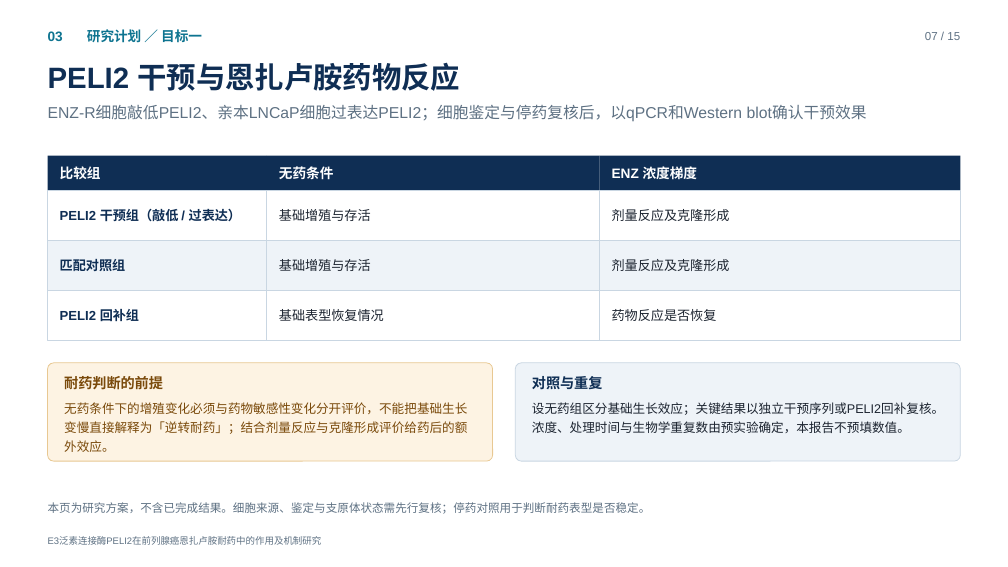
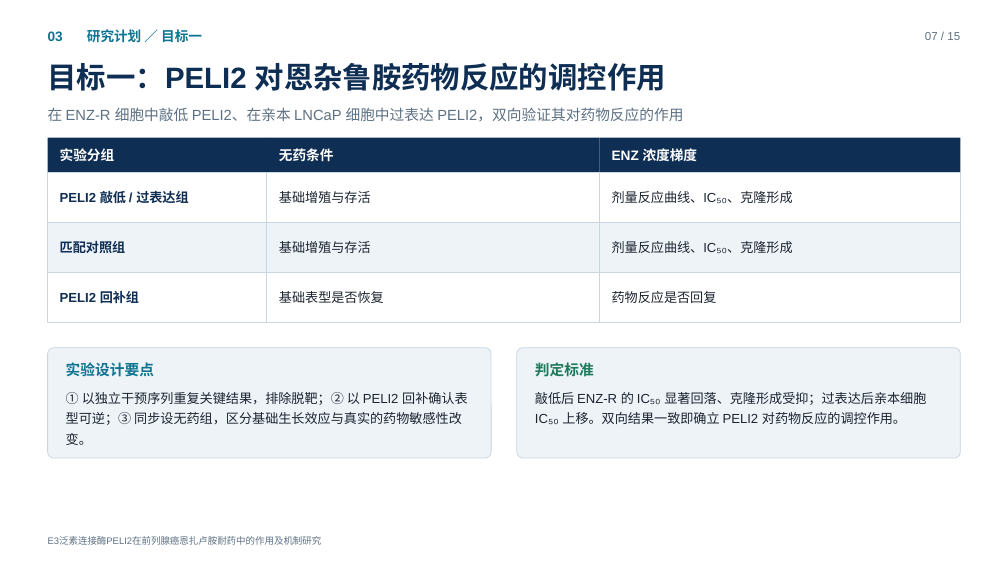
Before and after one commit to query11/test, a slide deck: slide 7 of PELI2开题/PELI2_开题报告.pptx. Drawn at 1008x567 pixels with LibreOffice and Linux fonts; fonts in the diff are those of the drawing. Boxes give left, top, right and bottom in pixels: in the first picture for what was removed or moved away, otherwise in the second. Text is boxed around its words. In the diff, an @@ line names an element or a change of style, - is before the commit and + after.

```diff
--- a/PELI2开题/PELI2_开题报告.pptx
+++ b/PELI2开题/PELI2_开题报告.pptx
@@ text at [48, 62, 666, 91]: text changed @@
-PELI2 干预与恩扎卢胺药物反应
+目标一：PELI2 对恩杂鲁胺药物反应的调控作用
@@ text at [48, 107, 683, 122]: text changed; size 15 to 14 pt @@
-ENZ-R细胞敲低PELI2、亲本LNCaP细胞过表达PELI2；细胞鉴定与停药复核后，以qPCR和Western blot确认干预效果
+在 ENZ-R 细胞中敲低 PELI2、在亲本 LNCaP 细胞中过表达 PELI2，双向验证其对药物反应的作用
@@ text "在 ENZ-R 细胞中敲低 PELI2、在亲本 LNCaP ..." at [48, 107, 683, 122]: vertical alignment top to middle @@
@@ text at [60, 148, 114, 161]: text changed @@
-比较组
+实验分组
@@ text at [60, 188, 188, 206]: text changed @@
-PELI2 干预组（敲低 / 过表达）
+PELI2 敲低 / 过表达组
@@ text at [612, 191, 793, 203]: text changed @@
-剂量反应及克隆形成
+剂量反应曲线、IC₅₀、克隆形成
@@ text at [612, 241, 793, 253]: text changed @@
-剂量反应及克隆形成
+剂量反应曲线、IC₅₀、克隆形成
@@ text at [279, 291, 384, 303]: text changed @@
-基础表型恢复情况
+基础表型是否恢复
@@ 12 rectangles, 6 texts: place and size @@
-12 rectangles, 6 texts at [48, 156, 960, 340]
+12 rectangles, 6 texts at [48, 138, 960, 322]
@@ text at [612, 291, 717, 303]: text changed @@
-药物反应是否恢复
+药物反应是否回复
@@ rounded rectangle: place and size @@
-rounded rectangle at [48, 363, 493, 461]
+rounded rectangle at [48, 348, 492, 458]
@@ rounded rectangle at [48, 348, 492, 458]: fill #FDF3E3 to #EEF3F8; outline #E8C892 0.75 pt to #C9D6E2 0.75 pt; proportions changed @@
@@ rounded rectangle: place and size @@
-rounded rectangle at [516, 363, 961, 461]
+rounded rectangle at [517, 348, 961, 458]
@@ rounded rectangle at [517, 348, 961, 458]: proportions changed @@
@@ text at [66, 362, 154, 377]: text changed; size 13.5 to 14 pt; text colour #7A4A0B to #0E7490 @@
-耐药判断的前提
+实验设计要点
@@ text at [535, 362, 594, 377]: text changed; size 13.5 to 14 pt; text colour #0F2E54 to #1F7A5C @@
-对照与重复
+判定标准
@@ text at [66, 392, 468, 445]: text changed; size 12 to 12.5 pt; text colour #7A4A0B to #1C2430 @@
-无药条件下的增殖变化必须与药物敏感性变化分开评价，不能把基础生长变慢直接解释为「逆转耐药」；结合剂量反应与克隆形成评价给药后的额外效应。
+① 以独立干预序列重复关键结果，排除脱靶；② 以 PELI2 回补确认表型可逆；③ 同步设无药组，区分基础生长效应与真实的药物敏感性改变。
@@ text at [535, 392, 926, 424]: text changed; size 12 to 12.5 pt @@
-设无药组区分基础生长效应；关键结果以独立干预序列或PELI2回补复核。浓度、处理时间与生物学重复数由预实验确定，本报告不预填数值。
+敲低后 ENZ-R 的 IC₅₀ 显著回落、克隆形成受抑；过表达后亲本细胞 IC₅₀ 上移。双向结果一致即确立 PELI2 对药物反应的调控作用。
@@ text removed at [48, 502, 651, 514] @@
-本页为研究方案，不含已完成结果。细胞来源、鉴定与支原体状态需先行复核；停药对照用于判断耐药表型是否稳定。
```
Also in this commit, not shown: 7 other slides changed, 7 slides added, 7 slides removed, 2 other files.
